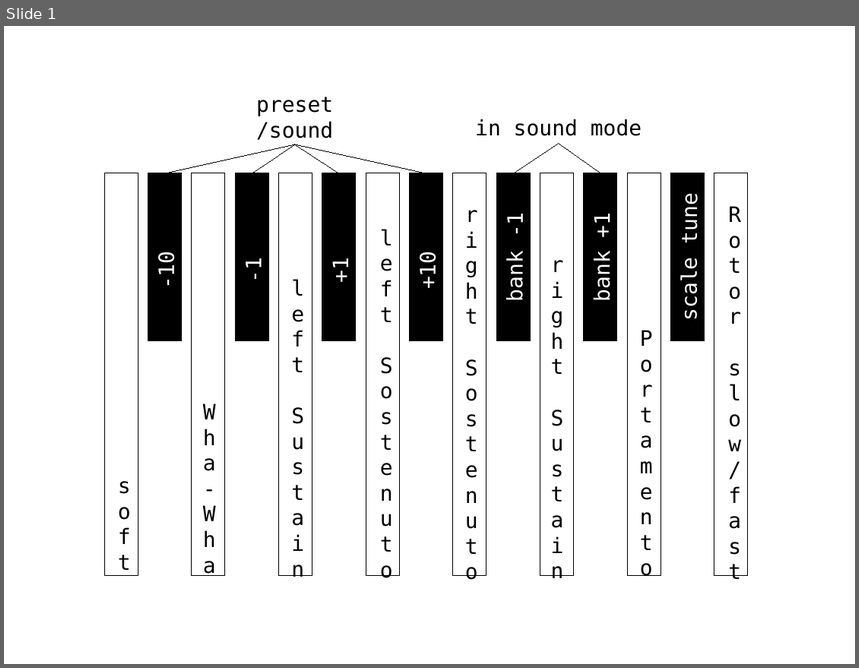
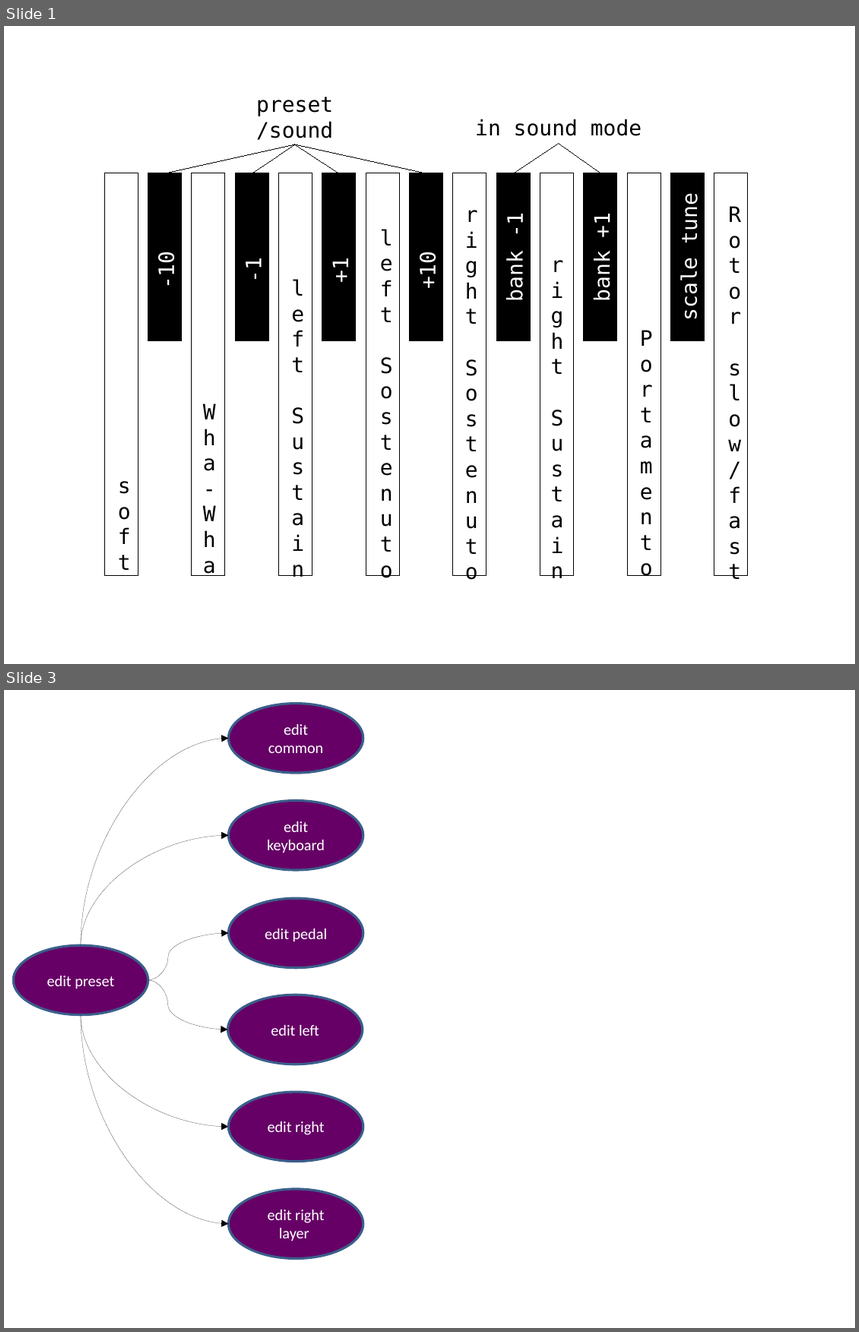
Before and after one commit to HaraldRieder/Keyboard_Controller, a slide deck: software/Keyboard_Controller.odp. Shown one above the other, each under a label of ours: slide 1 before the commit, slides 1 and 3 after it; the slides between them are not shown. The pictures are 859x668 and 859x1332 pixels, drawn with LibreOffice and Linux fonts; fonts in the diff are those of the drawing. Boxes give left, top, right and bottom in pixels: in the first picture for what was removed or moved away, otherwise in the second. Text is boxed around its words. In the diff, an @@ line names an element or a change of style, - is before the commit and + after.

```diff
--- a/software/Keyboard_Controller.odp
+++ b/software/Keyboard_Controller.odp
@@ slide 3 added at <box>4,690,855,1328</box>, background #FFFFFF @@
@@ ellipse added at <box>229,704,363,774</box>, fill #660066, outline #3A5F8B 2.01 pt, 13 pt, text #FFFFFF @@
+edit common
@@ curved arrow added from (81, 945) to (229, 739), #000000 0 pt @@
@@ ellipse added at <box>229,801,363,870</box>, fill #660066, outline #3A5F8B 2.01 pt, 13 pt, text #FFFFFF @@
+edit keyboard
@@ curved arrow added from (81, 945) to (229, 836), #000000 0 pt @@
@@ ellipse added at <box>229,898,363,968</box>, fill #660066, outline #3A5F8B 2.01 pt, 13 pt, text #FFFFFF @@
+edit pedal
@@ curved arrow added from (148, 980) to (229, 933), #000000 0 pt @@
@@ ellipse added at <box>13,945,148,1015</box>, fill #660066, outline #3A5F8B 2.01 pt, 13 pt, text #FFFFFF @@
+edit preset
@@ curved arrow added from (148, 980) to (228, 1030), #000000 0 pt @@
@@ ellipse added at <box>228,995,363,1065</box>, fill #660066, outline #3A5F8B 2.01 pt, 13 pt, text #FFFFFF @@
+edit left
@@ curved arrow added from (81, 1015) to (229, 1127), #000000 0 pt @@
@@ curved arrow added from (81, 1015) to (229, 1224), #000000 0 pt @@
@@ ellipse added at <box>229,1092,363,1161</box>, fill #660066, outline #3A5F8B 2.01 pt, 13 pt, text #FFFFFF @@
+edit right
@@ ellipse added at <box>229,1189,363,1259</box>, fill #660066, outline #3A5F8B 2.01 pt, 13 pt, text #FFFFFF @@
+edit right layer
```
Also in this commit, not shown: 2 other slides added, 1 other file.
